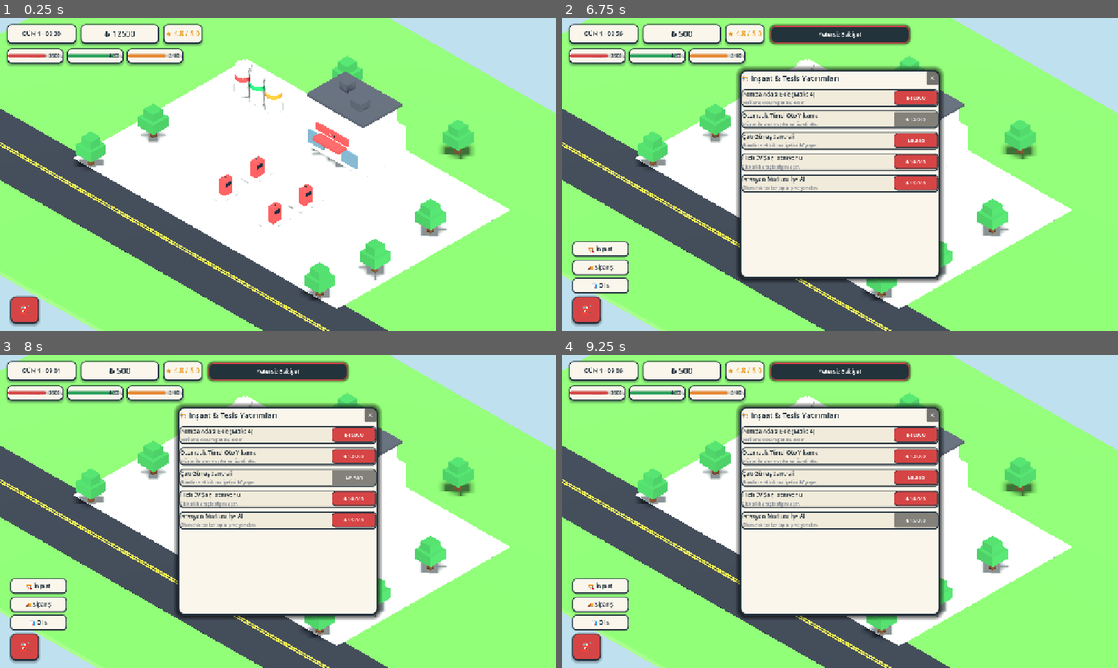
Above: before the commit, frames 1-4 (two rows, left to right).
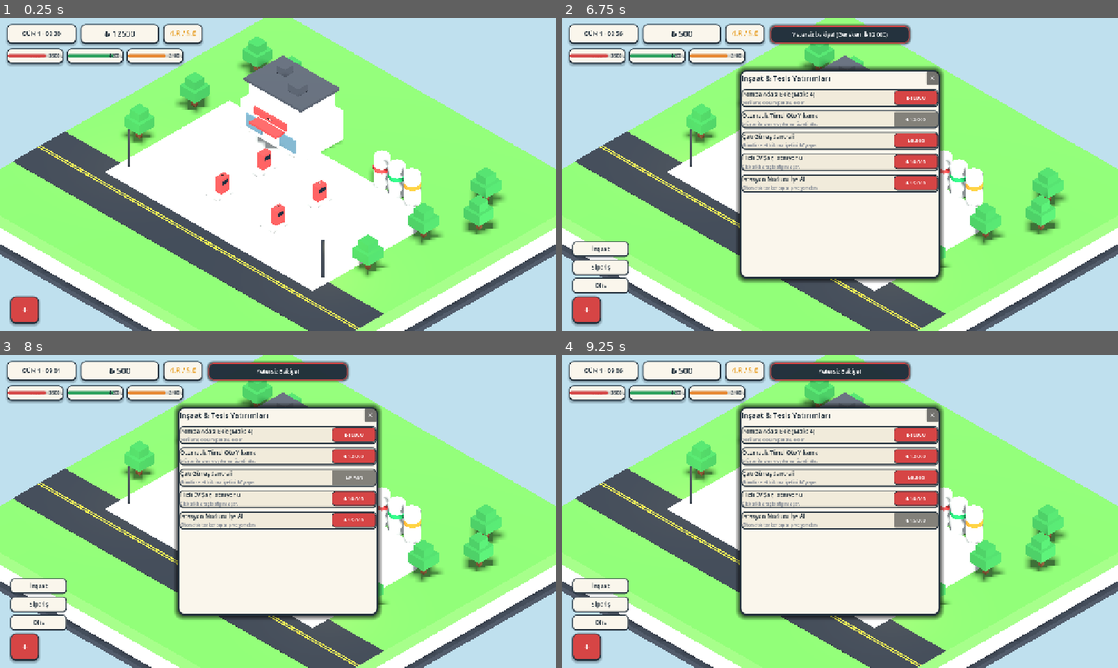
Above: after the commit, the same moments.

Repository: balax-studio/bakkal
Game: Godot game, scene res://scenes/Main.tscn
Two runs of this game, one before a commit and one after it. Both use one fixed random seed, a clock stepped at 60 frames per second and the inputs below.
Inputs:
- Up to frame 1 (0.25 s): no input
- Up to frame 2 (6.75 s): click "⛽" (after the commit: "+") at 0.5 s; click "🏗️ İnşaat" (after the commit: "İnşaat") at 1.25 s; click "🚚 Sipariş" (after the commit: "Sipariş") at 2 s; click "📊 Ofis" (after the commit: "Ofis") at 2.75 s; click "✕" at 3.5 s; click "🏗️ İnşaat" (after the commit: "İnşaat") at 4.25 s; click "₺12000" at 5 s; click "₺18000" at 5.75 s; click "₺12.000" at 6.5 s
- Up to frame 3 (8 s): click "₺8.500" at 7.25 s
- Up to frame 4 (9.25 s): click "₺10.000" at 8 s; click "₺15.000" at 8.75 s

The runs differ from the first frame. In frame 1, 47% of the frame differs, in the area x 0-100%, y 0-100%; in frame 2, 38%; in frame 3, 37%; in frame 4, 37%.

Commit message:
feat: complete Living Diorama overhaul with extended bounds, flora/fauna, 4-phase day/night lighting, bypass traffic, and 100% zero-emoji enforcement

Diff:
--- a/godot_station/scenes/Car.tscn
+++ b/godot_station/scenes/Car.tscn
@@ -49,7 +49,7 @@
 transform = Transform3D(1, 0, 0, 0, 1, 0, 0, 0, 1, 0, 2.3, 0)
 billboard = 1
 double_sided = false
-text = "⛽ BENZİN
+text = "[BENZIN]
 40 L"
 font_size = 24
 outline_size = 6
--- a/godot_station/scenes/Diorama.tscn
+++ b/godot_station/scenes/Diorama.tscn
@@ -5,7 +5,6 @@
 [ext_resource type="Material" path="res://materials/mat_road_yellow.tres" id="3_yellow"]
 [ext_resource type="Material" path="res://materials/mat_concrete.tres" id="4_conc"]
 [ext_resource type="PackedScene" path="res://scenes/Building.tscn" id="5_bld"]
-[ext_resource type="PackedScene" path="res://scenes/Canopy.tscn" id="6_canopy"]
 [ext_resource type="PackedScene" path="res://scenes/Tank.tscn" id="7_tank"]
 [ext_resource type="PackedScene" path="res://scenes/Pump.tscn" id="8_pump"]
 [ext_resource type="PackedScene" path="res://scenes/Tree.tscn" id="9_tree"]
@@ -13,72 +12,117 @@
 [node name="Diorama" type="Node3D"]
 
 [node name="GrassBase" type="CSGBox3D" parent="."]
-transform = Transform3D(1, 0, 0, 0, 1, 0, 0, 0, 1, 0, -0.25, 0)
-size = Vector3(80, 0.5, 60)
+transform = Transform3D(1, 0, 0, 0, 1, 0, 0, 0, 1, 0, -0.75, 0)
+size = Vector3(46, 1.5, 46)
 material = ExtResource("1_grass")
 
+[node name="DirtBase" type="CSGBox3D" parent="."]
+transform = Transform3D(1, 0, 0, 0, 1, 0, 0, 0, 1, 0, -2.6, 0)
+size = Vector3(46, 2.2, 46)
+material = ExtResource("4_conc")
+
+[node name="RimSlab" type="CSGBox3D" parent="."]
+transform = Transform3D(1, 0, 0, 0, 1, 0, 0, 0, 1, 0, -3.8, 0)
+size = Vector3(47.5, 0.6, 47.5)
+material = ExtResource("2_asphalt")
+
 [node name="AsphaltRoad" type="CSGBox3D" parent="."]
-transform = Transform3D(1, 0, 0, 0, 1, 0, 0, 0, 1, 0, -0.22, 14)
-size = Vector3(80, 0.52, 9)
+transform = Transform3D(1, 0, 0, 0, 1, 0, 0, 0, 1, 0, 0.03, 11.5)
+size = Vector3(46, 0.06, 7.5)
 material = ExtResource("2_asphalt")
 
 [node name="YellowLine1" type="CSGBox3D" parent="AsphaltRoad"]
-transform = Transform3D(1, 0, 0, 0, 1, 0, 0, 0, 1, 0, 0.28, -0.15)
-size = Vector3(80, 0.05, 0.15)
+transform = Transform3D(1, 0, 0, 0, 1, 0, 0, 0, 1, 0, 0.04, -0.15)
+size = Vector3(46, 0.02, 0.15)
 material = ExtResource("3_yellow")
 
 [node name="YellowLine2" type="CSGBox3D" parent="AsphaltRoad"]
-transform = Transform3D(1, 0, 0, 0, 1, 0, 0, 0, 1, 0, 0.28, 0.15)
-size = Vector3(80, 0.05, 0.15)
+transform = Transform3D(1, 0, 0, 0, 1, 0, 0, 0, 1, 0, 0.04, 0.15)
+size = Vector3(46, 0.02, 0.15)
 material = ExtResource("3_yellow")
 
 [node name="ForecourtConcrete" type="CSGBox3D" parent="."]
-transform = Transform3D(1, 0, 0, 0, 1, 0, 0, 0, 1, 0, -0.2, -2)
-size = Vector3(38, 0.54, 25)
+transform = Transform3D(1, 0, 0, 0, 1, 0, 0, 0, 1, 0, 0.04, 1)
+size = Vector3(30, 0.08, 18)
 material = ExtResource("4_conc")
 
 [node name="Building" parent="." instance=ExtResource("5_bld")]
-transform = Transform3D(1, 0, 0, 0, 1, 0, 0, 0, 1, 0, 0, -11)
+transform = Transform3D(1, 0, 0, 0, 1, 0, 0, 0, 1, -6.5, 0, -8.5)
 
 [node name="FuelTanks" parent="." instance=ExtResource("7_tank")]
-transform = Transform3D(1, 0, 0, 0, 1, 0, 0, 0, 1, -13, 0, -10)
+transform = Transform3D(1, 0, 0, 0, 1, 0, 0, 0, 1, 8.5, 0, -8.5)
 
 [node name="Pumps" type="Node3D" parent="."]
 
 [node name="Pump1" parent="Pumps" instance=ExtResource("8_pump")]
-transform = Transform3D(1, 0, 0, 0, 1, 0, 0, 0, 1, -3.5, 0, -0.5)
+transform = Transform3D(1, 0, 0, 0, 1, 0, 0, 0, 1, -4, 0, -2)
 
 [node name="Pump2" parent="Pumps" instance=ExtResource("8_pump")]
-transform = Transform3D(1, 0, 0, 0, 1, 0, 0, 0, 1, 3.5, 0, -0.5)
+transform = Transform3D(1, 0, 0, 0, 1, 0, 0, 0, 1, 4, 0, -2)
 pump_index = 2
 
 [node name="Pump3" parent="Pumps" instance=ExtResource("8_pump")]
-transform = Transform3D(1, 0, 0, 0, 1, 0, 0, 0, 1, -3.5, 0, 4)
+transform = Transform3D(1, 0, 0, 0, 1, 0, 0, 0, 1, -4, 0, 4)
 pump_index = 3
 
 [node name="Pump4" parent="Pumps" instance=ExtResource("8_pump")]
-transform = Transform3D(1, 0, 0, 0, 1, 0, 0, 0, 1, 3.5, 0, 4)
+transform = Transform3D(1, 0, 0, 0, 1, 0, 0, 0, 1, 4, 0, 4)
 pump_index = 4
+
+[node name="StreetLamps" type="Node3D" parent="."]
+
+[node name="Lamp1" type="Node3D" parent="StreetLamps"]
+transform = Transform3D(1, 0, 0, 0, 1, 0, 0, 0, 1, -14, 0, 7.5)
+
+[node name="Post" type="CSGCylinder3D" parent="StreetLamps/Lamp1"]
+transform = Transform3D(1, 0, 0, 0, 1, 0, 0, 0, 1, 0, 2.3, 0)
+radius = 0.14
+height = 4.6
+material = ExtResource("2_asphalt")
+
+[node name="OmniLight3D" type="OmniLight3D" parent="StreetLamps/Lamp1"]
+transform = Transform3D(1, 0, 0, 0, 1, 0, 0, 0, 1, 0.95, 4.0, 0)
+light_color = Color(1, 0.88, 0.51, 1)
+light_energy = 1.2
+omni_range = 14.0
+
+[node name="Lamp2" type="Node3D" parent="StreetLamps"]
+transform = Transform3D(1, 0, 0, 0, 1, 0, 0, 0, 1, 14, 0, 7.5)
+
+[node name="Post" type="CSGCylinder3D" parent="StreetLamps/Lamp2"]
+transform = Transform3D(1, 0, 0, 0, 1, 0, 0, 0, 1, 0, 2.3, 0)
+radius = 0.14
+height = 4.6
+material = ExtResource("2_asphalt")
+
+[node name="OmniLight3D" type="OmniLight3D" parent="StreetLamps/Lamp2"]
+transform = Transform3D(1, 0, 0, 0, 1, 0, 0, 0, 1, 0.95, 4.0, 0)
+light_color = Color(1, 0.88, 0.51, 1)
+light_energy = 1.2
+omni_range = 14.0
 
 [node name="Trees" type="Node3D" parent="."]
 
 [node name="Tree1" parent="Trees" instance=ExtResource("9_tree")]
-transform = Transform3D(1, 0, 0, 0, 1, 0, 0, 0, 1, -16, 0, 2)
+transform = Transform3D(1, 0, 0, 0, 1, 0, 0, 0, 1, -17, 0, -14)
 
 [node name="Tree2" parent="Trees" instance=ExtResource("9_tree")]
-transform = Transform3D(1, 0, 0, 0, 1, 0, 0, 0, 1, -17, 0, 10)
+transform = Transform3D(1, 0, 0, 0, 1, 0, 0, 0, 1, -12, 0, -14)
 
 [node name="Tree3" parent="Trees" instance=ExtResource("9_tree")]
-transform = Transform3D(1, 0, 0, 0, 1, 0, 0, 0, 1, 16, 0, -6)
+transform = Transform3D(1, 0, 0, 0, 1, 0, 0, 0, 1, -17, 0, 3)
 
 [node name="Tree4" parent="Trees" instance=ExtResource("9_tree")]
-transform = Transform3D(1, 0, 0, 0, 1, 0, 0, 0, 1, 17, 0, 3)
+transform = Transform3D(1, 0, 0, 0, 1, 0, 0, 0, 1, -17, 0, -5)
 
 [node name="Tree5" parent="Trees" instance=ExtResource("9_tree")]
-transform = Transform3D(1, 0, 0, 0, 1, 0, 0, 0, 1, 16, 0, 10)
+transform = Transform3D(1, 0, 0, 0, 1, 0, 0, 0, 1, 16, 0, -14)
 
 [node name="Tree6" parent="Trees" instance=ExtResource("9_tree")]
-transform = Transform3D(1, 0, 0, 0, 1, 0, 0, 0, 1, -8, 0, -18)
+transform = Transform3D(1, 0, 0, 0, 1, 0, 0, 0, 1, 16, 0, -5)
 
 [node name="Tree7" parent="Trees" instance=ExtResource("9_tree")]
-transform = Transform3D(1, 0, 0, 0, 1, 0, 0, 0, 1, 8, 0, -18)
+transform = Transform3D(1, 0, 0, 0, 1, 0, 0, 0, 1, 16, 0, 3)
+
+[node name="Tree8" parent="Trees" instance=ExtResource("9_tree")]
+transform = Transform3D(1, 0, 0, 0, 1, 0, 0, 0, 1, 19, 0, -10)
--- a/godot_station/scenes/ui/ConstructionModal.tscn
+++ b/godot_station/scenes/ui/ConstructionModal.tscn
@@ -78,7 +78,7 @@
 size_flags_horizontal = 3
 theme_override_colors/font_color = Color(0.133, 0.188, 0.235, 1)
 theme_override_font_sizes/font_size = 17
-text = "🏗️ İnşaat & Tesis Yatırımları"
+text = "İnşaat & Tesis Yatırımları"
 
 [node name="BtnClose" type="Button" parent="Root/Card/VBox/Header"]
 custom_minimum_size = Vector2(28, 28)
--- a/godot_station/scenes/ui/FuelOrderModal.tscn
+++ b/godot_station/scenes/ui/FuelOrderModal.tscn
@@ -90,7 +90,7 @@
 size_flags_horizontal = 3
 theme_override_colors/font_color = Color(0.133, 0.188, 0.235, 1)
 theme_override_font_sizes/font_size = 17
-text = "🚚 Yakıt Siparişi (Tanker İkmali)"
+text = "Yakıt Siparişi (Tanker İkmali)"
 
 [node name="BtnClose" type="Button" parent="Root/Card/VBox/Header"]
 custom_minimum_size = Vector2(28, 28)
--- a/godot_station/scenes/ui/HUD.tscn
+++ b/godot_station/scenes/ui/HUD.tscn
@@ -255,7 +255,7 @@
 theme_override_colors/font_color = Color(0.133, 0.188, 0.235, 1)
 theme_override_font_sizes/font_size = 13
 theme_override_styles/normal = SubResource("StyleBoxFlat_btn_sub")
-text = "🏗️ İnşaat"
+text = "İnşaat"
 
 [node name="BtnOrder" type="Button" parent="BottomMenu/FabSubMenu"]
 custom_minimum_size = Vector2(120, 36)
@@ -263,7 +263,7 @@
 theme_override_colors/font_color = Color(0.133, 0.188, 0.235, 1)
 theme_override_font_sizes/font_size = 13
 theme_override_styles/normal = SubResource("StyleBoxFlat_btn_sub")
-text = "🚚 Sipariş"
+text = "Sipariş"
 
 [node name="BtnOffice" type="Button" parent="BottomMenu/FabSubMenu"]
 custom_minimum_size = Vector2(120, 36)
@@ -271,7 +271,7 @@
 theme_override_colors/font_color = Color(0.133, 0.188, 0.235, 1)
 theme_override_font_sizes/font_size = 13
 theme_override_styles/normal = SubResource("StyleBoxFlat_btn_sub")
-text = "📊 Ofis"
+text = "Ofis"
 
 [node name="BtnFab" type="Button" parent="BottomMenu"]
 custom_minimum_size = Vector2(60, 60)
@@ -284,7 +284,7 @@
 theme_override_colors/font_color = Color(1, 1, 1, 1)
 theme_override_font_sizes/font_size = 24
 theme_override_styles/normal = SubResource("StyleBoxFlat_btn_red")
-text = "⛽"
+text = "+"
 
 [node name="ToastPanel" type="PanelContainer" parent="."]
 anchors_preset = 5
--- a/godot_station/scenes/ui/OfficeModal.tscn
+++ b/godot_station/scenes/ui/OfficeModal.tscn
@@ -78,7 +78,7 @@
 size_flags_horizontal = 3
 theme_override_colors/font_color = Color(0.133, 0.188, 0.235, 1)
 theme_override_font_sizes/font_size = 17
-text = "📊 İstasyon Ofisi & Fiyat Tarifesi"
+text = "İstasyon Ofisi & Fiyat Tarifesi"
 
 [node name="BtnClose" type="Button" parent="Root/Card/VBox/Header"]
 custom_minimum_size = Vector2(28, 28)
@@ -93,7 +93,7 @@
 layout_mode = 2
 theme_override_colors/font_color = Color(0.133, 0.188, 0.235, 1)
 theme_override_font_sizes/font_size = 11
-text = "Toplam Ciro: ₺0   |   Hizmet: 0 Araç   |   İtibar: ★ 4.8"
+text = "Toplam Ciro: ₺0   |   Hizmet: 0 Araç   |   İtibar: 4.8 / 5.0"
 horizontal_alignment = 1
 
 [node name="PriceHeader" type="Label" parent="Root/Card/VBox"]
--- a/godot_station/scenes/ui/PumpServicePanel.tscn
+++ b/godot_station/scenes/ui/PumpServicePanel.tscn
@@ -188,7 +188,7 @@
 theme_override_colors/font_color = Color(1, 1, 1, 1)
 theme_override_font_sizes/font_size = 15
 theme_override_styles/normal = SubResource("StyleBoxFlat_btn_start")
-text = "▶ POMPAYI BAŞLAT"
+text = "POMPAYI BAŞLAT"
 
 [node name="BtnFinish" type="Button" parent="Root/Card/VBox"]
 visible = false
@@ -197,7 +197,7 @@
 theme_override_colors/font_color = Color(1, 1, 1, 1)
 theme_override_font_sizes/font_size = 15
 theme_override_styles/normal = SubResource("StyleBoxFlat_btn_start")
-text = "✓ TAMAMLA & UĞURLA"
+text = "TAMAMLA & UĞURLA"
 
 [node name="BtnWash" type="Button" parent="Root/Card/VBox"]
 custom_minimum_size = Vector2(0, 32)
@@ -205,4 +205,4 @@
 theme_override_colors/font_color = Color(0.133, 0.188, 0.235, 1)
 theme_override_font_sizes/font_size = 11
 theme_override_styles/normal = SubResource("StyleBoxFlat_btn_preset")
-text = "✨ Camları Sil (+₺25 Bahşiş)"
+text = "Camları Sil (+₺25 Bahşiş)"
--- a/godot_station/scripts/Car.gd
+++ b/godot_station/scripts/Car.gd
@@ -27,21 +27,12 @@
 	update_order_label()
 
 func update_order_label() -> void:
-	if not label_order:
-		return
-	var icon: String = "⛽"
-	if fuel_type == "dizel":
-		icon = "🛢️"
-	elif fuel_type == "lpg":
-		icon = "🔥"
-	elif fuel_type == "elektrik":
-		icon = "⚡"
-
-	label_order.text = "%s %s\n%d L" % [icon, fuel_type.to_upper(), int(demanded_units)]
+	var fuel_name: String = I18n.t(fuel_type).to_upper() if I18n else fuel_type.to_upper()
+	label_order.text = "[%s]\n%d L" % [fuel_name, int(demanded_units)]
 	if state == State.REFUELING:
-		label_order.text = "DOLUYOR...\n%s" % icon
+		label_order.text = "DOLUYOR...\n[%s]" % fuel_name
 	elif state == State.LEAVING:
-		label_order.text = "✓ TEŞEKKÜRLER!"
+		label_order.text = "OK! +TL"
 		label_order.modulate = Color(0.3, 1.0, 0.5)
 
 func _process(delta: float) -> void:
--- a/godot_station/scripts/ConstructionModal.gd
+++ b/godot_station/scripts/ConstructionModal.gd
@@ -37,28 +37,28 @@
 		btn_pumps.disabled = false
 
 	if GameState.has_car_wash:
-		btn_wash.text = "KURULDU ✓"
+		btn_wash.text = I18n.t("btn_bought") if I18n else "ALINDI"
 		btn_wash.disabled = true
 	else:
 		btn_wash.text = "₺12.000"
 		btn_wash.disabled = false
 
 	if GameState.has_solar_panels:
-		btn_solar.text = "KURULDU ✓"
+		btn_solar.text = I18n.t("btn_bought") if I18n else "ALINDI"
 		btn_solar.disabled = true
 	else:
 		btn_solar.text = "₺8.500"
 		btn_solar.disabled = false
 
 	if GameState.has_ev_charger:
-		btn_ev.text = "KURULDU ✓"
+		btn_ev.text = I18n.t("btn_bought") if I18n else "ALINDI"
 		btn_ev.disabled = true
 	else:
 		btn_ev.text = "₺10.000"
 		btn_ev.disabled = false
 
 	if GameState.has_manager:
-		btn_manager.text = "GÖREVDE ✓"
+		btn_manager.text = I18n.t("btn_working") if I18n else "ÇALIŞIYOR"
 		btn_manager.disabled = true
 	else:
 		btn_manager.text = "₺15.000"
--- a/godot_station/scripts/GameState.gd
+++ b/godot_station/scripts/GameState.gd
@@ -174,11 +174,10 @@
 		return false
 	if spend_money(12000.0):
 		has_car_wash = true
-		reputation = min(5.0, reputation + 0.3)
 		EventBus.station_upgraded.emit("Oto Yıkama")
-		EventBus.show_toast.emit("Otomatik Tünel Oto Yıkama Kuruldu! ★", true)
-		return true
-	EventBus.show_toast.emit("Yetersiz Bakiye!", false)
+		EventBus.show_toast.emit(I18n.t("toast_wash_active") if I18n else "Otomatik Tünel Oto Yıkama Kuruldu!", true)
+		return true
+	EventBus.show_toast.emit(I18n.t("toast_insufficient_funds", ["12.000"]) if I18n else "Yetersiz Bakiye!", false)
 	return false
 
 func build_solar_panels() -> bool:
--- a/godot_station/scripts/HUD.gd
+++ b/godot_station/scripts/HUD.gd
@@ -55,7 +55,7 @@
 
 func _on_rep_changed(r: float) -> void:
 	if label_rep:
-		label_rep.text = "★ %.1f / 5.0" % r
+		label_rep.text = "%.1f / 5.0" % r
 
 func _on_tank_updated(fuel: String, cur: float, cap: float) -> void:
 	var ratio: float = (cur / cap) * 100.0
--- a/godot_station/scripts/OfficeModal.gd
+++ b/godot_station/scripts/OfficeModal.gd
@@ -33,7 +33,7 @@
 
 func _refresh_ui() -> void:
 	if label_stats:
-		label_stats.text = "Toplam Ciro: ₺%d   |   Hizmet Verilen: %d Araç   |   İtibar: ★ %.1f" % [
+		label_stats.text = "Toplam Ciro: ₺%d   |   Hizmet Verilen: %d Araç   |   İtibar: %.1f / 5.0" % [
 			int(GameState.total_revenue),
 			GameState.total_customers_served,
 			GameState.reputation
--- a/godot_station/scripts/PumpServicePanel.gd
+++ b/godot_station/scripts/PumpServicePanel.gd
@@ -71,8 +71,8 @@
 	if not cleaned_windows:
 		cleaned_windows = true
 		GameState.add_money(25.0)
-		btn_wash.text = "Camlar Silindi! (+₺25 Bahşiş Alındı) ✓"
-		EventBus.show_toast.emit("Cam Temizliği: +₺25 Bahşiş!", true)
+		btn_wash.text = "Camlar Silindi (+₺25)"
+		EventBus.show_toast.emit(I18n.t("toast_tip") if I18n else "Cam Temizliği: +₺25 Bahşiş!", true)
 
 func _start_pumping() -> void:
 	if is_pumping or is_finished:
